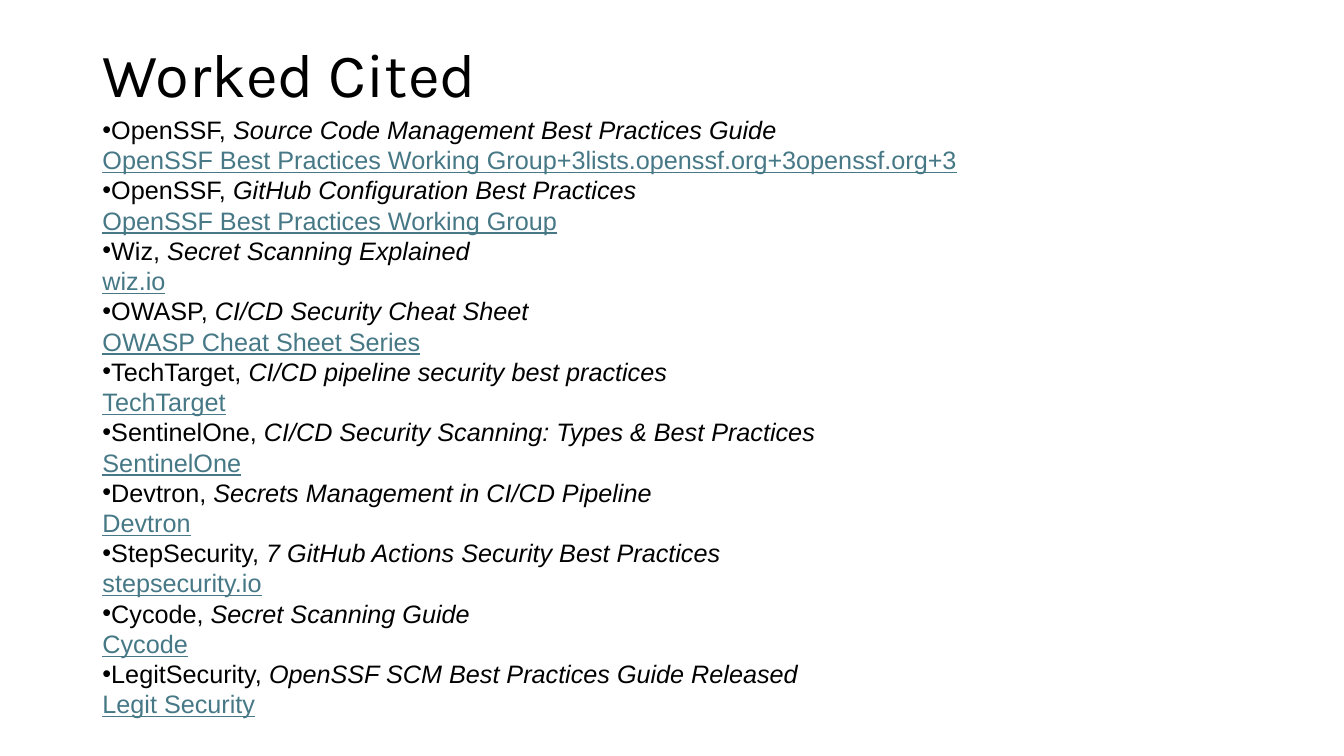
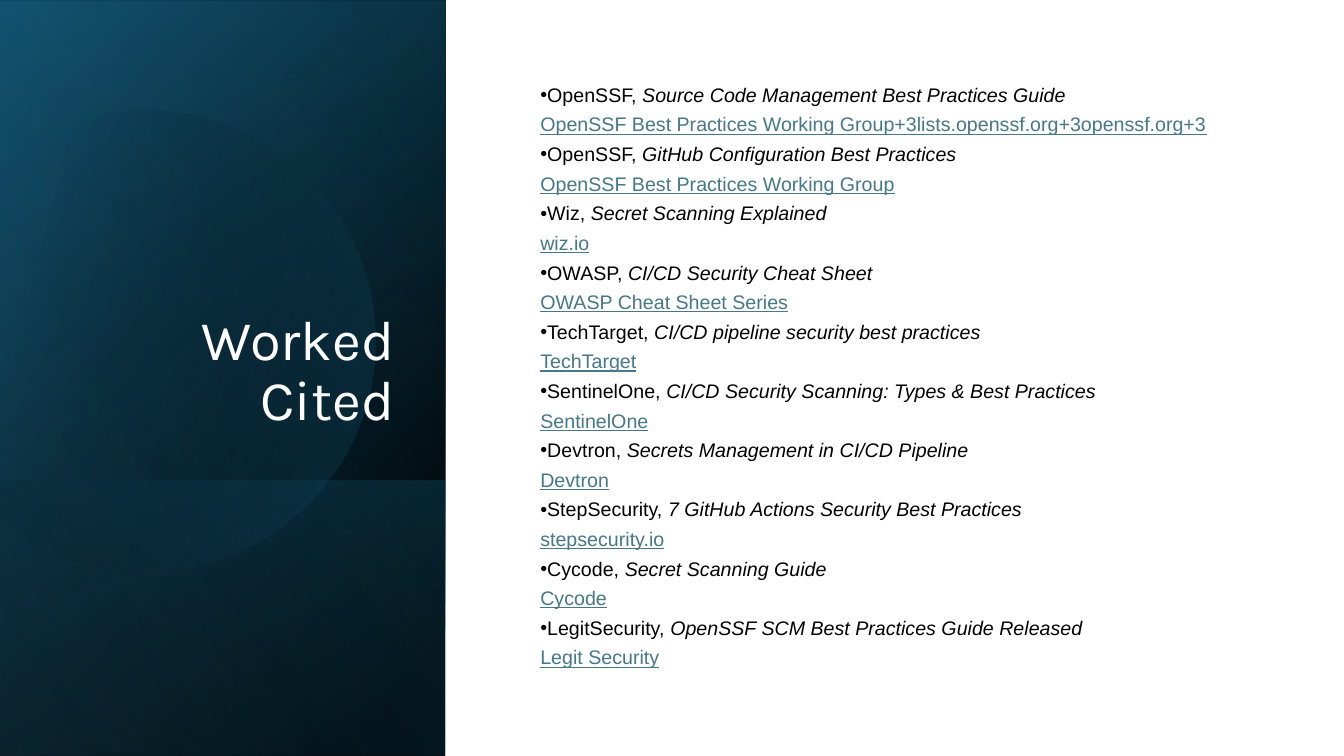
Before and after one commit to jacobwachenbach/csd-380, a slide deck: slide 11 of module-11/Achenbach-module11-csd-380.pptx. Drawn at 1344x756 pixels with LibreOffice and Linux fonts; fonts in the diff are those of the drawing. Boxes give left, top, right and bottom in pixels: in the first picture for what was removed or moved away, otherwise in the second. Text is boxed around its words. In the diff, an @@ line names an element or a change of style, - is before the commit and + after.

```diff
--- a/module-11/Achenbach-module11-csd-380.pptx
+++ b/module-11/Achenbach-module11-csd-380.pptx
@@ rectangle added at <box>0,0,1344,756</box>, fill #FFFFFF @@
@@ rectangle added at <box>0,0,446,756</box>, fill gradient #000000 to #104862 @@
@@ rectangle added at <box>0,1,446,756</box>, fill gradient #000000 to #156082 @@
@@ rectangle added at <box>0,0,446,755</box>, fill gradient #000000 to #46B1E1 @@
@@ freeform shape added at <box>0,56,431,618</box>, fill gradient #000000 to #156082 @@
@@ title "Worked Cited": place and size @@
-title "Worked Cited" at <box>102,54,476,98</box>
+title "Worked Cited" at <box>202,321,394,421</box>
@@ title "Worked Cited" at <box>202,321,394,421</box>: size 44 to 40 pt, text colour #000000 to #FFFFFF; alignment left to right; vertical alignment middle to bottom @@
@@ text "OpenSSF, Source Code Management Best ...": place and size @@
-text "OpenSSF, Source Code Management Best ..." at <box>102,120,957,718</box>
+text "OpenSSF, Source Code Management Best ..." at <box>540,87,1206,668</box>
@@ text "OpenSSF, Source Code Management Best ..." at <box>540,87,1206,668</box>: size 18 to 14 pt; line spacing 1 to 0.9; more space between paragraphs @@
@@ rectangle added at <box>0,480,446,756</box>, fill gradient #156082 to #000000 @@
```
Also in this commit, not shown: 10 other slides changed.
